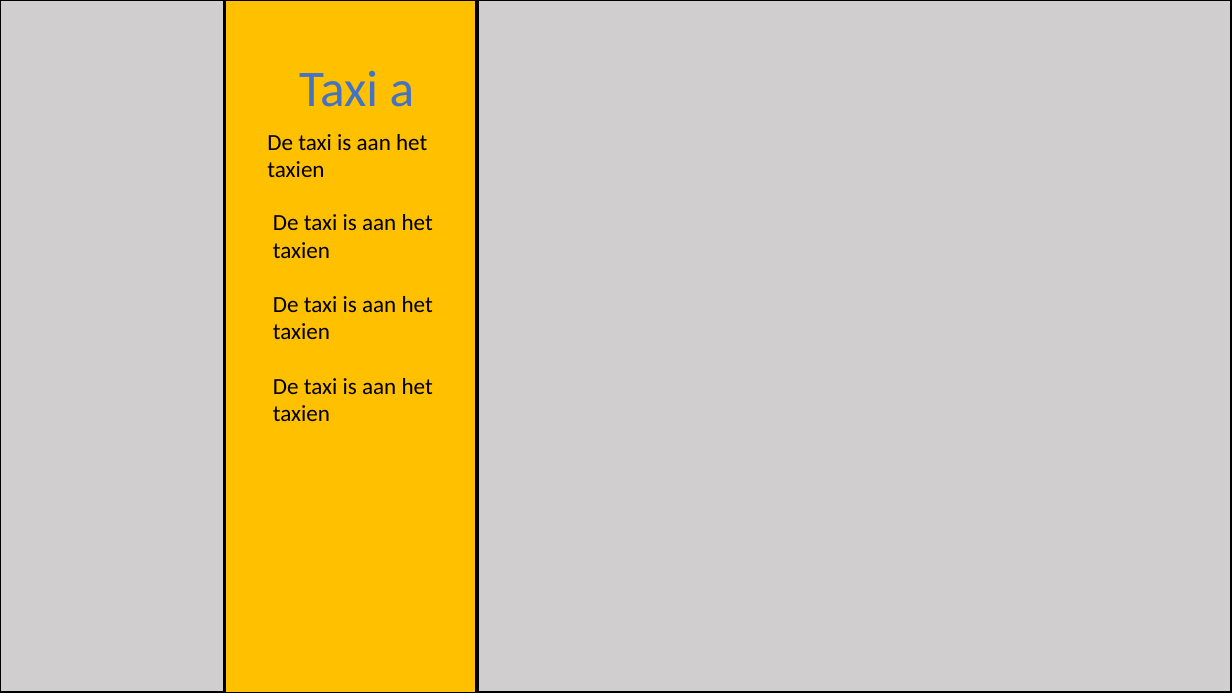
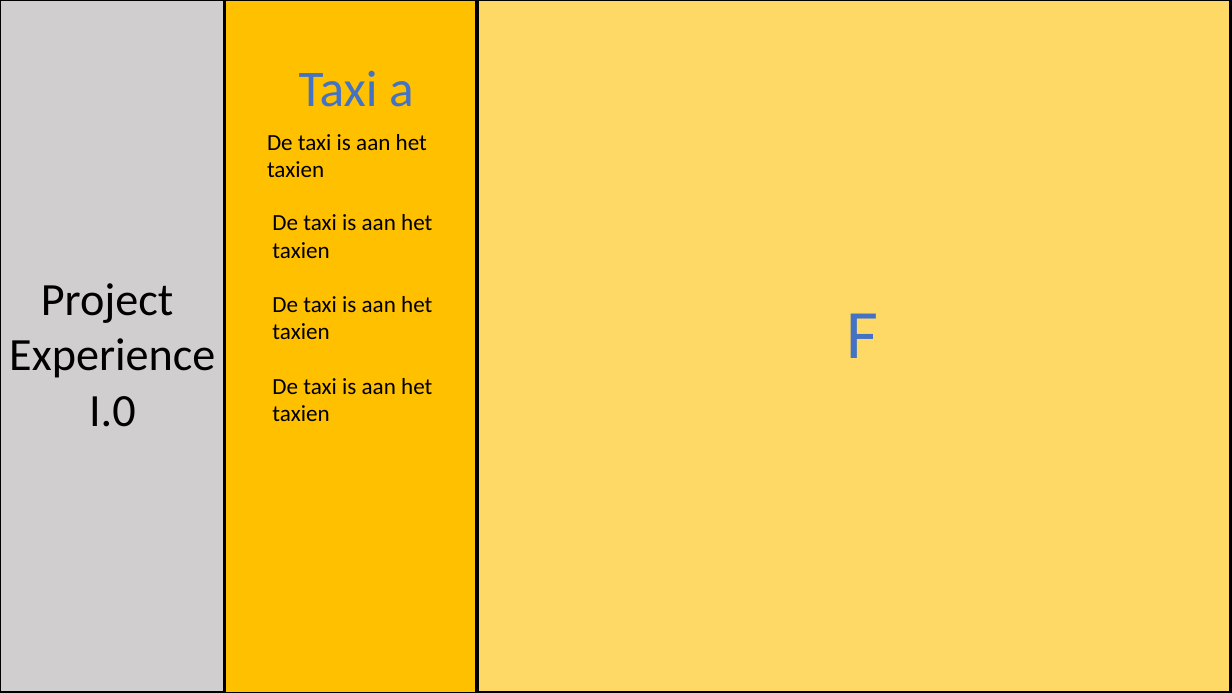
Before and after one commit to vives-project-xp/Taxi, a slide deck: slide 7 of School presentatie/Presentatie1.pptx. Drawn at 1232x693 pixels with LibreOffice and Linux fonts; fonts in the diff are those of the drawing. Boxes give left, top, right and bottom in pixels: in the first picture for what was removed or moved away, otherwise in the second. Text is boxed around its words. In the diff, an @@ line names an element or a change of style, - is before the commit and + after.

```diff
--- a/School presentatie/Presentatie1.pptx
+++ b/School presentatie/Presentatie1.pptx
@@ rectangle at (478, 0, 1231, 693): fill #D0CECE to #FFD966 @@
@@ rectangle added at (479, 0, 1232, 693), fill #FFD966, outline #000000 2.25 pt @@
@@ text added at (9, 283, 215, 427), 36 pt, text #000000 @@
+Project
+Experience
+I.0
@@ text added at (846, 313, 878, 358), 54 pt, text #4472C4 @@
+F
```
Also in this commit, not shown: 8 other slides changed, 1 slide added, 1 other file.
